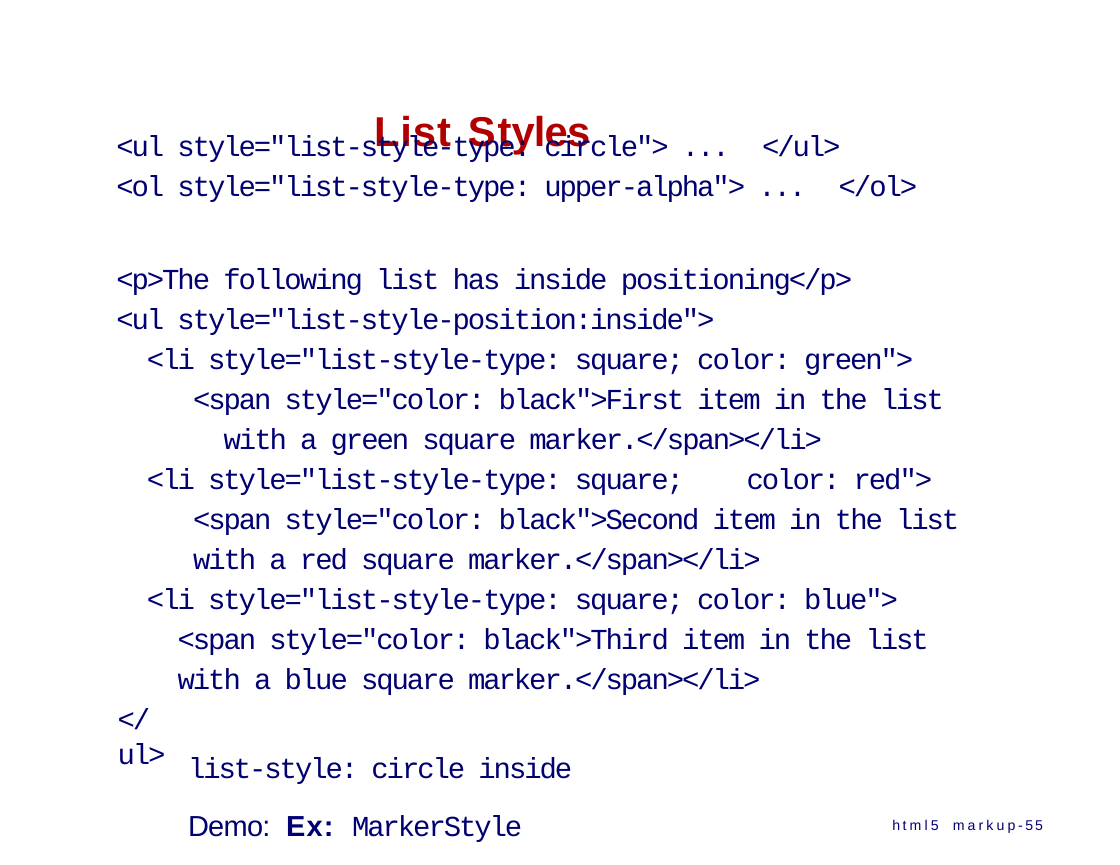
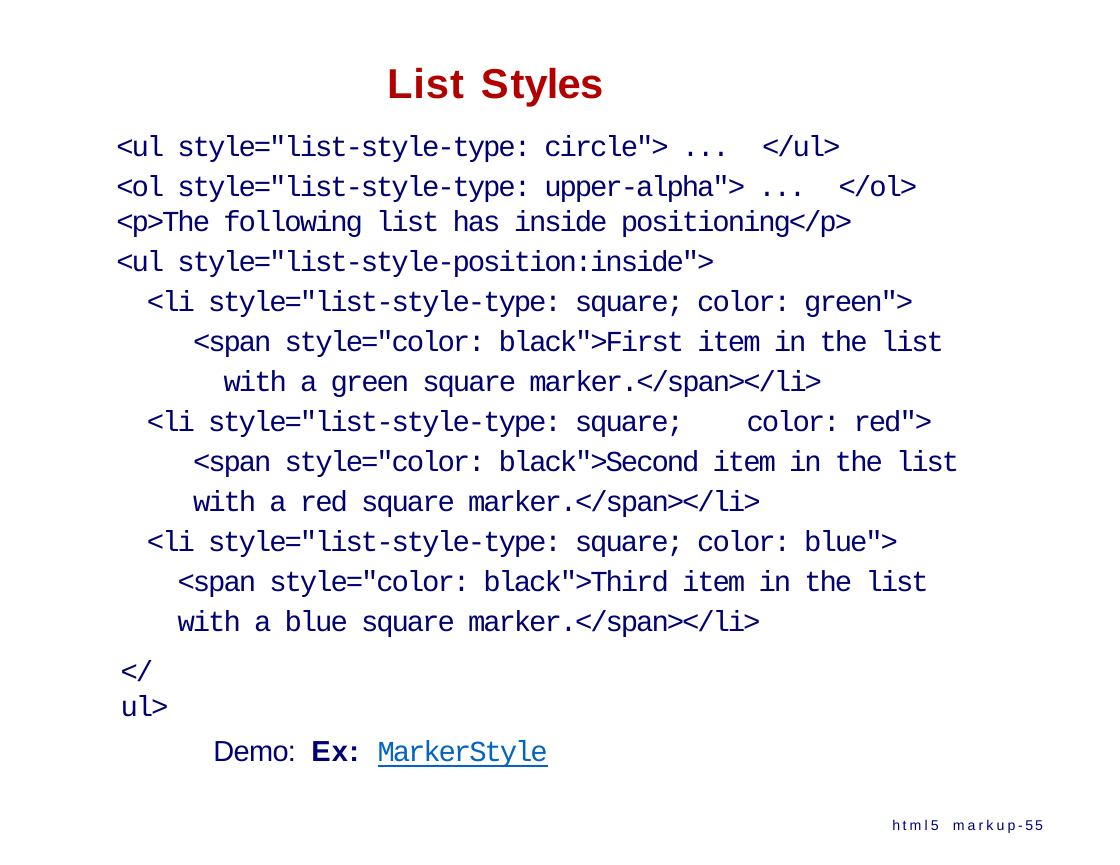
Before and after one commit to ppawar/ppawar.github.io, a slide deck: slide 55 of Spring2020/CSE102-S20/lectures/CSE102_S20_HTML.pptx. Drawn at 1120x865 pixels with LibreOffice and Linux fonts; fonts in the diff are those of the drawing. Boxes give left, top, right and bottom in pixels: in the first picture for what was removed or moved away, otherwise in the second. Text is boxed around its words. In the diff, an @@ line names an element or a change of style, - is before the commit and + after.

```diff
--- a/Spring2020/CSE102-S20/lectures/CSE102_S20_HTML.pptx
+++ b/Spring2020/CSE102-S20/lectures/CSE102_S20_HTML.pptx
@@ title "List Styles": place and size @@
-title "List Styles" at (374,115,590,155)
+title "List Styles" at (387,67,603,107)
@@ text "<ul style="list-style-type: circle"> ... </ul>" rewrapped from (116,135,959,695) to (116,135,959,637) @@
@@ text "</ul>": place and size @@
-text "</ul>" at (118,743,166,765)
+text "</ul>" at (121,696,169,717)
@@ text "Demo: Ex: MarkerStyle": place and size @@
-text "Demo: Ex: MarkerStyle" at (188,757,572,842)
+text "Demo: Ex: MarkerStyle" at (213,740,548,767)
@@ text "Demo: Ex: MarkerStyle" at (213,740,548,767): text colour #000072 to #0563C1, underline on in "MarkerStyle" @@
@@ text at (188,757,572,784): paragraph removed @@
-list-style: circle inside
```
Also in this commit, not shown: 23 other slides changed, 1 slide added, 1 slide removed, 3 other files.
